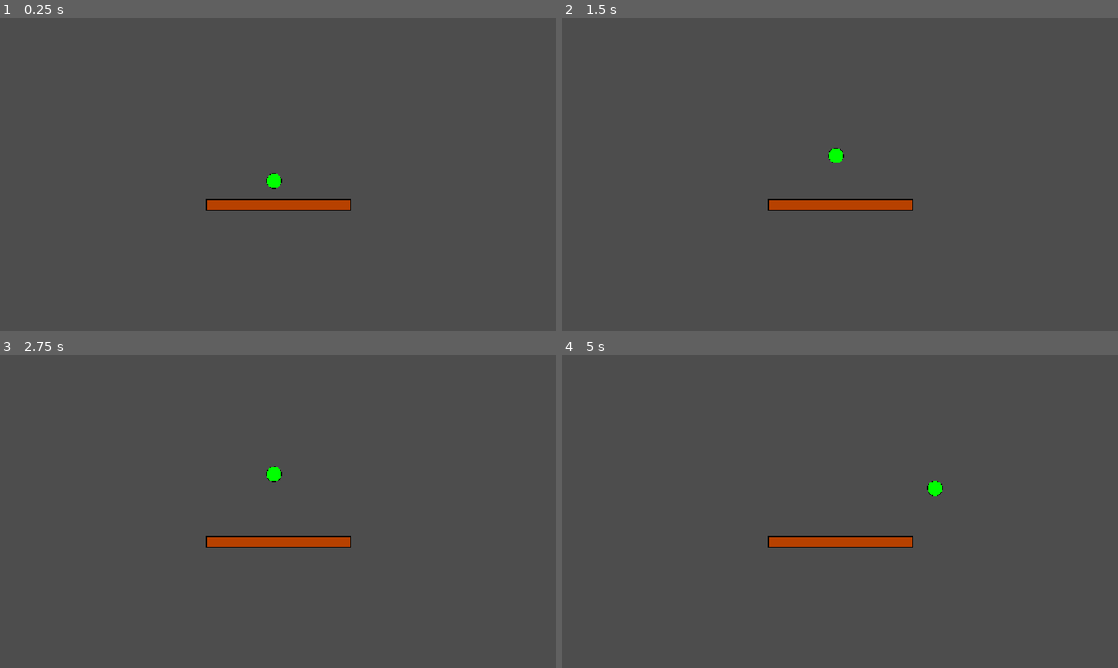
Above: before the commit, frames 1-4 (two rows, left to right).
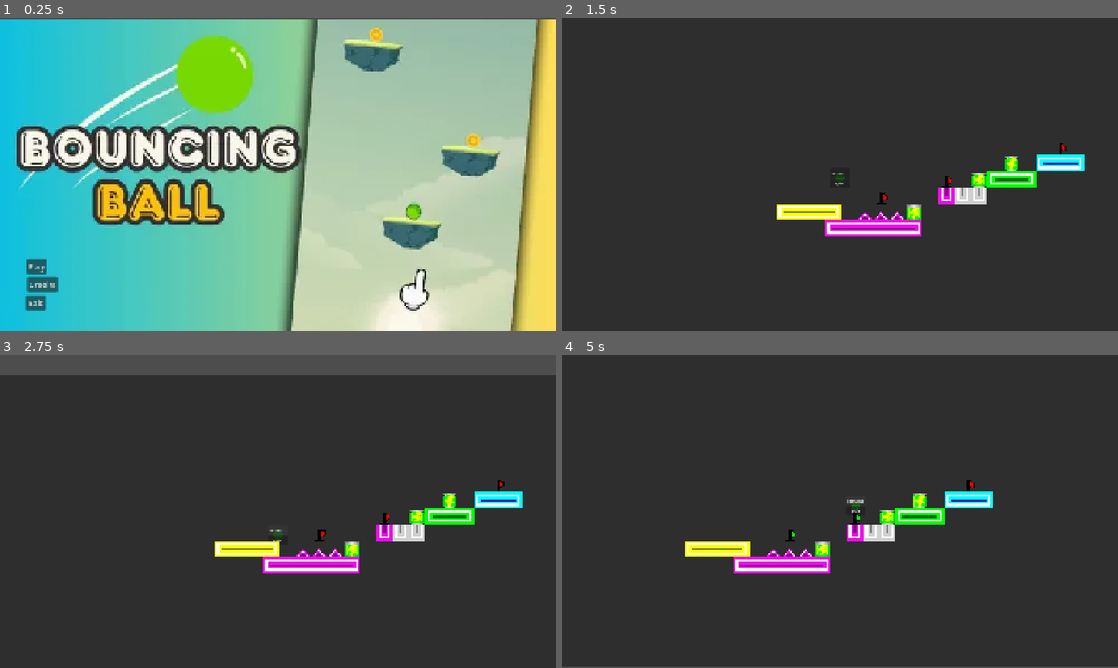
Above: after the commit, the same moments.

Repository: CraftyAlpaca/Bounce-World
Game: Godot game, scene res://menu.tscn
The game is run twice, just before and just after one commit, with the same random seed, the same clock (stepped at 60 frames per second) and the same inputs. Before the commit the project starts from res://big_scenes.tscn.
Inputs (mouse positions are in pixels of both pictures, inside the frame that each line leads up to):
- Up to frame 1 (0.25 s): no input
- Up to frame 2 (1.5 s): click (606, 284) at 0.5 s, where only the run after the commit has a clickable "Credits"; click (600, 265) at 1.25 s, where only the run after the commit has a clickable "Play"
- Up to frame 3 (2.75 s): click (278, 505) at 2 s, where only the run after the commit has a clickable "resume"
- Up to frame 4 (5 s): hold D (right) 2.78-3.53 s; hold A (left) 3.53-4.28 s; hold D (right) from 4.28 s (still down)

The runs differ from the first frame. In frame 1, 98% of the frame differs, in the area x 0-100%, y 0-100%; in frame 2, 100%; in frame 3, 93%; in frame 4, 99%.

Commit message:
something something menus etc

Diff:
--- /dev/null
+++ b/Scripts/controls.gd
@@ -0,0 +1,17 @@
+extends PanelContainer
+
+func _input(event: InputEvent) -> void:
+	if event.is_action_pressed("ui_cancel"):
+		hide()
+
+
+func _on_move_left_button_down() -> void:
+	%"Move Left".text = "..."
+
+
+func _on_move_right_button_down() -> void:
+	%"Move Right".text = "..."
+
+
+func _on_respawn_button_down() -> void:
+	%"Respawn".text = "..."
--- /dev/null
+++ b/Scripts/credits.gd
@@ -0,0 +1,5 @@
+extends CenterContainer
+
+func _input(event: InputEvent) -> void:
+	if event.is_action_pressed("ui_cancel"):
+		visible = false
--- a/Scripts/level_1.gd
+++ b/Scripts/level_1.gd
@@ -4,3 +4,8 @@
 
 func _on_area_2d_game_over() -> void:
 	queue_free()
+
+func reset():
+	self.get_child(0).reset()
+	for drink in get_tree().get_nodes_in_group("Energy Drinks"):
+		drink.setStatus(true)
--- /dev/null
+++ b/Scripts/menu.gd
@@ -0,0 +1,14 @@
+extends Node2D
+
+var level = preload("res://level 1.tscn")
+
+func _on_exit_button_up() -> void:
+	get_tree().quit()
+
+
+func _on_play_button_up() -> void:
+	get_tree().change_scene_to_packed(level)
+
+
+func _on_credits_button_up() -> void:
+	%CenterContainer.visible = true
--- a/Scripts/player.gd
+++ b/Scripts/player.gd
@@ -10,6 +10,7 @@
 func _init() -> void:
 	StartEnergy = 100
 	LastCheckpointHeight =position.y
+	Checkpoint = position
 	CurrentEnergy = StartEnergy+10
 
 var state = 0
@@ -28,8 +29,7 @@
 
 func die():
 	move_body(Checkpoint)
-	CurrentEnergy = StartEnergy
-	self.linear_velocity = Vector2(0,0)
+	get_parent().reset()
 
 func _on_body_entered(_body: Node) -> void:
 	if linear_velocity.y >=0:
@@ -46,6 +46,9 @@
 	var maplayer:TileMapLayer= checkpoint.get_parent()
 	Checkpoint = maplayer.map_to_local(maplayer.local_to_map(self.position))
 	LastCheckpointHeight = checkpoint.position.y
+	var velo = linear_velocity
+	get_parent().reset()
+	linear_velocity = velo
 
 var reset_state = false
 var moveVector: Vector2
@@ -58,3 +61,7 @@
 func move_body(targetPos: Vector2):
 	moveVector = targetPos;
 	reset_state = true;
+
+func reset():
+	CurrentEnergy = StartEnergy
+	self.linear_velocity = Vector2(0,0)
--- a/The tile set.tres
+++ b/The tile set.tres
@@ -3,6 +3,7 @@
 [ext_resource type="PackedScene" uid="uid://maodwklmqie7" path="res://spikes.tscn" id="2_dqqcq"]
 [ext_resource type="Texture2D" uid="uid://sp0dv1vh5upr" path="res://Assets/platforms.png" id="2_hj1m8"]
 [ext_resource type="PackedScene" uid="uid://rwl5k150mlhv" path="res://checkpoint.tscn" id="3_hj1m8"]
+[ext_resource type="PackedScene" uid="uid://ba7hghvnl8eg2" path="res://energy_drink.tscn" id="4_d2rcp"]
 
 [sub_resource type="PhysicsMaterial" id="PhysicsMaterial_rtx8d"]
 friction = 0.0
@@ -75,6 +76,7 @@
 [sub_resource type="TileSetScenesCollectionSource" id="TileSetScenesCollectionSource_hj1m8"]
 scenes/2/scene = ExtResource("2_dqqcq")
 scenes/3/scene = ExtResource("3_hj1m8")
+scenes/4/scene = ExtResource("4_d2rcp")
 
 [resource]
 tile_size = Vector2i(14, 14)
--- a/checkpoint.tscn
+++ b/checkpoint.tscn
@@ -42,7 +42,7 @@
 }],
 "loop": 1,
 "name": &"collected",
-"speed": 5.0
+"speed": 10.0
 }, {
 "frames": [{
 "duration": 1.0,
@@ -64,6 +64,7 @@
 
 [node name="AnimatedSprite2D" type="AnimatedSprite2D" parent="." unique_id=1087901642]
 sprite_frames = SubResource("SpriteFrames_dkqkh")
+animation = &"collected"
 autoplay = "default"
 
 [node name="CollisionPolygon2D" type="CollisionPolygon2D" parent="." unique_id=1261691697]
--- /dev/null
+++ b/controller scene.tscn
@@ -0,0 +1,3 @@
+[gd_scene format=3 uid="uid://dwrwuynjfs3sr"]
+
+[node name="ControllerScene" type="Node" unique_id=1552745965]
--- a/energy.gd
+++ b/energy.gd
@@ -1,8 +1,17 @@
 extends Area2D
 
+var hello = true
+
+func _on_body_entered(body: Node2D) -> void:
+	if body is RigidBody2D and hello == true:
+		body.CurrentEnergy += 200
+		setStatus(false)
 
 
-func _on_body_entered(body: Node2D) -> void:
-	if body is RigidBody2D:
-		body.CurrentEnergy += 200
-		queue_free()
+func setStatus(tada: bool):
+	if tada:
+		hello = true
+		visible = true
+	else:
+		hello = false
+		hide()
--- a/energy_drink.tscn
+++ b/energy_drink.tscn
@@ -1,20 +1,18 @@
 [gd_scene format=3 uid="uid://ba7hghvnl8eg2"]
 
 [ext_resource type="Script" uid="uid://dyqfr0yay1odd" path="res://energy.gd" id="1_srvva"]
+[ext_resource type="Texture2D" uid="uid://bs2qnwoiek1fl" path="res://Assets/energy_drink.png" id="2_ro411"]
 
 [sub_resource type="RectangleShape2D" id="RectangleShape2D_dkqkh"]
-size = Vector2(60, 60)
+size = Vector2(14, 14)
 
-[sub_resource type="PlaceholderTexture2D" id="PlaceholderTexture2D_0t3ih"]
-size = Vector2(60, 60)
-
-[node name="energy" type="Area2D" unique_id=1535500231]
+[node name="energy" type="Area2D" unique_id=1535500231 groups=["Energy Drinks"]]
 script = ExtResource("1_srvva")
 
 [node name="CollisionShape2D" type="CollisionShape2D" parent="." unique_id=381536085]
 shape = SubResource("RectangleShape2D_dkqkh")
 
 [node name="Sprite2D" type="Sprite2D" parent="." unique_id=1040072769]
-texture = SubResource("PlaceholderTexture2D_0t3ih")
+texture = ExtResource("2_ro411")
 
 [connection signal="body_entered" from="." to="." method="_on_body_entered"]
--- a/level 1.tscn
+++ b/level 1.tscn
@@ -2,69 +2,11 @@
 
 [ext_resource type="Script" uid="uid://4ws3m0gjcfln" path="res://Scripts/level_1.gd" id="1_2ow8g"]
 [ext_resource type="PackedScene" uid="uid://dkrdk6qwm3xx1" path="res://player.tscn" id="1_x0rdp"]
-[ext_resource type="PackedScene" uid="uid://ba7hghvnl8eg2" path="res://energy_drink.tscn" id="3_0t3ih"]
 [ext_resource type="Script" uid="uid://b1wi67trjlwey" path="res://world_end.gd" id="4_pe8na"]
 [ext_resource type="TileSet" uid="uid://buk08nc5nr4ac" path="res://The tile set.tres" id="5_u82o0"]
-[ext_resource type="Texture2D" uid="uid://dvm7jrh4vb8gd" path="res://Assets/green_flag.png" id="6_d05ww"]
-[ext_resource type="Texture2D" uid="uid://cqhq8fy5r8heu" path="res://Assets/red_flag.png" id="7_u82o0"]
 
 [sub_resource type="RectangleShape2D" id="RectangleShape2D_elox4"]
 size = Vector2(1594.5, 20)
-
-[sub_resource type="AtlasTexture" id="AtlasTexture_rtx8d"]
-atlas = ExtResource("6_d05ww")
-region = Rect2(0, 0, 14, 14)
-
-[sub_resource type="AtlasTexture" id="AtlasTexture_xc3ba"]
-atlas = ExtResource("6_d05ww")
-region = Rect2(14, 0, 14, 14)
-
-[sub_resource type="AtlasTexture" id="AtlasTexture_mwq2y"]
-atlas = ExtResource("6_d05ww")
-region = Rect2(28, 0, 14, 14)
-
-[sub_resource type="AtlasTexture" id="AtlasTexture_xgxgo"]
-atlas = ExtResource("7_u82o0")
-region = Rect2(0, 0, 14, 14)
-
-[sub_resource type="AtlasTexture" id="AtlasTexture_r5ei4"]
-atlas = ExtResource("7_u82o0")
-region = Rect2(14, 0, 14, 14)
-
-[sub_resource type="AtlasTexture" id="AtlasTexture_l5f7q"]
-atlas = ExtResource("7_u82o0")
-region = Rect2(0, 14, 14, 14)
-
-[sub_resource type="SpriteFrames" id="SpriteFrames_dkqkh"]
-animations = [{
-"frames": [{
-"duration": 1.0,
-"texture": SubResource("AtlasTexture_rtx8d")
-}, {
-"duration": 1.0,
-"texture": SubResource("AtlasTexture_xc3ba")
-}, {
-"duration": 1.0,
-"texture": SubResource("AtlasTexture_mwq2y")
-}],
-"loop": 1,
-"name": &"Collected",
-"speed": 7.0
-}, {
-"frames": [{
-"duration": 1.0,
-"texture": SubResource("AtlasTexture_xgxgo")
-}, {
-"duration": 1.0,
-"texture": SubResource("AtlasTexture_r5ei4")
-}, {
-"duration": 1.0,
-"texture": SubResource("AtlasTexture_l5f7q")
-}],
-"loop": 1,
-"name": &"default",
-"speed": 5.0
-}]
 
 [node name="Level1" type="Node2D" unique_id=727154241]
 script = ExtResource("1_2ow8g")
@@ -78,8 +20,32 @@
 drag_top_margin = 0.5
 drag_bottom_margin = 0.5
 
-[node name="energy" parent="." unique_id=1535500231 instance=ExtResource("3_0t3ih")]
-position = Vector2(466, 552)
+[node name="PanelContainer" type="PanelContainer" parent="RigidBody2D/Camera2D" unique_id=347724909]
+anchors_preset = 8
+anchor_left = 0.5
+anchor_top = 0.5
+anchor_right = 0.5
+anchor_bottom = 0.5
+offset_left = -1057.5
+offset_top = -552.5
+offset_right = 1057.5
+offset_bottom = 552.5
+grow_horizontal = 2
+grow_vertical = 2
+
+[node name="CenterContainer" type="CenterContainer" parent="RigidBody2D/Camera2D/PanelContainer" unique_id=723445571]
+layout_mode = 2
+
+[node name="VBoxContainer" type="VBoxContainer" parent="RigidBody2D/Camera2D/PanelContainer/CenterContainer" unique_id=1835471047]
+layout_mode = 2
+
+[node name="Button" type="Button" parent="RigidBody2D/Camera2D/PanelContainer/CenterContainer/VBoxContainer" unique_id=1930004711]
+layout_mode = 2
+text = "resume"
+
+[node name="Button2" type="Button" parent="RigidBody2D/Camera2D/PanelContainer/CenterContainer/VBoxContainer" unique_id=1187780337]
+layout_mode = 2
+text = "quit"
 
 [node name="Area2D" type="Area2D" parent="." unique_id=1879207169]
 position = Vector2(-4, 649)
@@ -91,24 +57,16 @@
 
 [node name="TileMapLayer" type="TileMapLayer" parent="." unique_id=1896255164]
 scale = Vector2(4, 4)
-tile_map_data = PackedByteArray("AAAHAAYAAgADAAIAAAAIAAYAAgA …(336 unchanged characters)… BAAEAAAAPAAQAAgACAAEAAAAOAAMAAwAAAAAAAwA=")
+tile_map_data = PackedByteArray("AAAHAAYAAgADAAIAAAAIAAYAAgA …(336 unchanged characters)… BAAEAAAAPAAQAAgACAAEAAAAOAAMAAwAAAAAAAwAFAAcAAwAAAAAABAAJAAUAAwAAAAAABAALAAQAAwAAAAAABAA=")
 tile_set = ExtResource("5_u82o0")
-
-[node name="AnimatedSprite2D" type="AnimatedSprite2D" parent="TileMapLayer" unique_id=1948700244]
-z_index = -1
-position = Vector2(769, 174)
-scale = Vector2(4, 4)
-sprite_frames = SubResource("SpriteFrames_dkqkh")
-autoplay = "default"
-frame_progress = 0.086470656
-
-[node name="energy2" parent="." unique_id=347319037 instance=ExtResource("3_0t3ih")]
-position = Vector2(636, 246)
 
 [connection signal="body_entered" from="Area2D" to="Area2D" method="_on_body_entered"]
 [connection signal="body_entered" from="TileMapLayer/Area2D" to="TileMapLayer/Area2D" method="_on_body_entered"]
-[connection signal="body_entered" from="TileMapLayer/@Area2D@71046" to="TileMapLayer/@Area2D@71046" method="_on_body_entered"]
-[connection signal="body_entered" from="TileMapLayer/@Area2D@71047" to="TileMapLayer/@Area2D@71047" method="_on_body_entered"]
+[connection signal="body_entered" from="TileMapLayer/@Area2D@315937" to="TileMapLayer/@Area2D@315937" method="_on_body_entered"]
+[connection signal="body_entered" from="TileMapLayer/@Area2D@315938" to="TileMapLayer/@Area2D@315938" method="_on_body_entered"]
 [connection signal="body_entered" from="TileMapLayer/Checkpoint" to="TileMapLayer/Checkpoint" method="_on_body_entered"]
-[connection signal="body_entered" from="TileMapLayer/@Area2D@71048" to="TileMapLayer/@Area2D@71048" method="_on_body_entered"]
-[connection signal="body_entered" from="TileMapLayer/@Area2D@71049" to="TileMapLayer/@Area2D@71049" method="_on_body_entered"]
+[connection signal="body_entered" from="TileMapLayer/@Area2D@315939" to="TileMapLayer/@Area2D@315939" method="_on_body_entered"]
+[connection signal="body_entered" from="TileMapLayer/@Area2D@315940" to="TileMapLayer/@Area2D@315940" method="_on_body_entered"]
+[connection signal="body_entered" from="TileMapLayer/energy" to="TileMapLayer/energy" method="_on_body_entered"]
+[connection signal="body_entered" from="TileMapLayer/@Area2D@315941" to="TileMapLayer/@Area2D@315941" method="_on_body_entered"]
+[connection signal="body_entered" from="TileMapLayer/@Area2D@315942" to="TileMapLayer/@Area2D@315942" method="_on_body_entered"]
--- a/menu.tscn
+++ b/menu.tscn
@@ -1,43 +1,72 @@
 [gd_scene format=3 uid="uid://bwf7fwyhia0ly"]
 
 [ext_resource type="Texture2D" uid="uid://b82ldu3fkmsfp" path="res://Assets/menu_background.webp" id="1_lti8b"]
+[ext_resource type="Script" uid="uid://bep4tydyybvud" path="res://Scripts/menu.gd" id="1_ouk20"]
+[ext_resource type="Script" uid="uid://csp0v8orok0rj" path="res://Scripts/credits.gd" id="3_mae5d"]
+
+[sub_resource type="StyleBoxFlat" id="StyleBoxFlat_dkqkh"]
+bg_color = Color(0.007834798, 0.007834798, 0.007834798, 1)
 
 [node name="Node2D" type="Node2D" unique_id=1827888916]
+script = ExtResource("1_ouk20")
 
 [node name="Sprite2D" type="Sprite2D" parent="." unique_id=948464510]
 position = Vector2(574, 323)
 scale = Vector2(2.3, 2.3)
 texture = ExtResource("1_lti8b")
 
-[node name="Button" type="Button" parent="." unique_id=31208031]
+[node name="Play" type="Button" parent="." unique_id=31208031]
 offset_left = 55.0
 offset_top = 495.0
 offset_right = 96.0
 offset_bottom = 526.0
 text = "Play"
 
-[node name="Button2" type="Button" parent="." unique_id=674093774]
-offset_left = 135.0
-offset_top = 497.0
-offset_right = 176.0
-offset_bottom = 528.0
+[node name="Exit" type="Button" parent="." unique_id=674093774]
+offset_left = 53.0
+offset_top = 570.0
+offset_right = 94.0
+offset_bottom = 601.0
 text = "Exit"
 
-[node name="Button3" type="Button" parent="." unique_id=1664841720]
-offset_left = 237.0
-offset_top = 498.0
-offset_right = 278.0
-offset_bottom = 529.0
-text = "Options"
-
-[node name="Button4" type="Button" parent="." unique_id=531343547]
-offset_left = 382.0
-offset_top = 489.0
-offset_right = 445.0
-offset_bottom = 520.0
+[node name="Credits" type="Button" parent="." unique_id=531343547]
+offset_left = 56.0
+offset_top = 532.0
+offset_right = 119.0
+offset_bottom = 563.0
 text = "Credits
 "
 
-[node name="TextureButton" type="TextureButton" parent="." unique_id=2096221487]
-offset_right = 40.0
-offset_bottom = 40.0
+[node name="CenterContainer" type="CenterContainer" parent="." unique_id=82288550]
+unique_name_in_owner = true
+visible = false
+offset_right = 1150.0
+offset_bottom = 640.0
+mouse_filter = 2
+script = ExtResource("3_mae5d")
+
+[node name="PanelContainer" type="PanelContainer" parent="CenterContainer" unique_id=855925525]
+layout_mode = 2
+theme_override_styles/panel = SubResource("StyleBoxFlat_dkqkh")
+
+[node name="RichTextLabel" type="RichTextLabel" parent="CenterContainer/PanelContainer" unique_id=1848251113]
+custom_minimum_size = Vector2(800, 400)
+layout_mode = 2
+focus_mode = 2
+theme_override_font_sizes/normal_font_size = 32
+text = "Credits:
+Code by:						A_Crafty alpaca
+
+Art by: 							quantum-byte821
+Level design by:			quantum-byte821
+										A_Crafty Alpaca"
+fit_content = true
+selection_enabled = true
+
+[node name="Camera2D" type="Camera2D" parent="." unique_id=201725601]
+anchor_mode = 0
+zoom = Vector2(1.68, 1.68)
+
+[connection signal="button_up" from="Play" to="." method="_on_play_button_up"]
+[connection signal="button_up" from="Exit" to="." method="_on_exit_button_up"]
+[connection signal="button_up" from="Credits" to="." method="_on_credits_button_up"]
--- a/project.godot
+++ b/project.godot
@@ -11,14 +11,20 @@
 [application]
 
 config/name="Crafty-Quantum-Haven"
-run/main_scene="uid://c70wfh86fxjne"
+run/main_scene="uid://bwf7fwyhia0ly"
 config/features=PackedStringArray("4.7", "GL Compatibility")
 config/icon="res://icon.svg"
 
 [display]
 
+window/size/viewport_width=1920
+window/size/viewport_height=1080
 window/stretch/mode="canvas_items"
 window/stretch/aspect="expand"
+
+[global_group]
+
+"Energy Drinks"=""
 
 [input]
 
--- a/spikes.tscn
+++ b/spikes.tscn
@@ -1,7 +1,7 @@
 [gd_scene format=3 uid="uid://maodwklmqie7"]
 
 [ext_resource type="Script" uid="uid://bb802clso7m5b" path="res://Scripts/spikes.gd" id="1_nrdsm"]
-[ext_resource type="Texture2D" uid="uid://bwm8ngayfnmnh" path="res://Assets/Spikes.png" id="2_8fhau"]
+[ext_resource type="Texture2D" uid="uid://d24jipwxdc0h7" path="res://Assets/spike_up.png" id="2_nrdsm"]
 
 [node name="Area2D" type="Area2D" unique_id=123568630]
 collision_layer = 2
@@ -9,9 +9,9 @@
 script = ExtResource("1_nrdsm")
 
 [node name="CollisionPolygon2D" type="CollisionPolygon2D" parent="." unique_id=370442364]
-polygon = PackedVector2Array(-7, 7, -3, 0, 0, 7, 3, 0, 7, 7)
+polygon = PackedVector2Array(-7, 7, -3, 3, -1, 0, 3, 3, 7, 7)
 
 [node name="Sprite2D" type="Sprite2D" parent="." unique_id=507822947]
-texture = ExtResource("2_8fhau")
+texture = ExtResource("2_nrdsm")
 
 [connection signal="body_entered" from="." to="." method="_on_body_entered"]
--- a/world_end.gd
+++ b/world_end.gd
@@ -2,5 +2,5 @@
 
 
 func _on_body_entered(body: Node2D) -> void:
-	if body is RigidBody2D:
-		body.free()
+	if body is Player:
+		body.die()
Binary file removed: Assets/Color pallete.png
Binary file removed: Assets/Spikes.png
Not shown, added: Assets/energy_drink.png.import
Not shown, added: Assets/spike_down.png.import
Not shown, changed: Assets/spike_left.png.import
Not shown, changed: Assets/spike_right.png.import
Not shown, added: Assets/spike_up.png.import
Not shown, added: Scripts/controls.gd.uid
Not shown, added: Scripts/credits.gd.uid
Not shown, added: Scripts/menu.gd.uid
